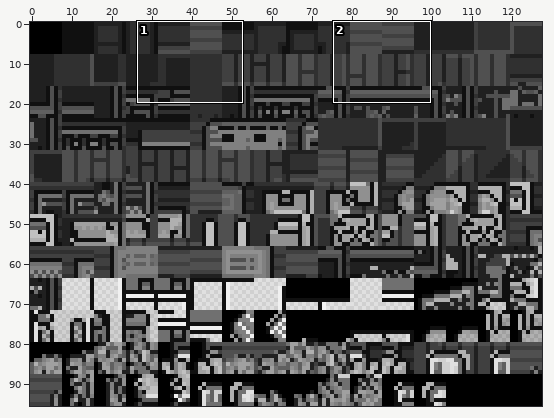
A sprite sheet gets an edit: data/tilesets/primary/ikigai_office/tiles.png. The picture above shows the old version from afar; the outline marks the close-up.
Close-up. Earlier state:
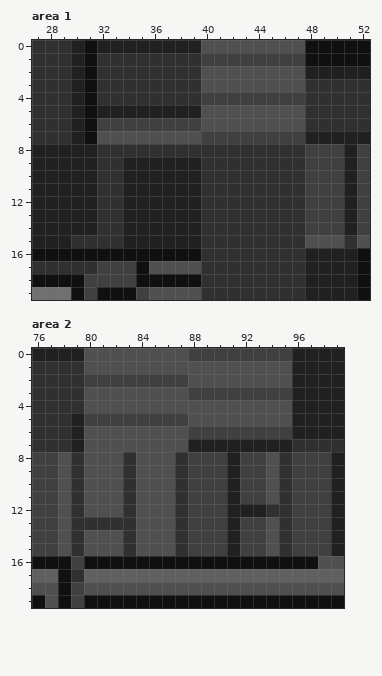
The file is 128x96 pixels. Shown: area 1: x 27..52, y 0..19; area 2: x 76..99, y 0..19. The commit also changed other parts of the picture, which this record leaves out.
New version:
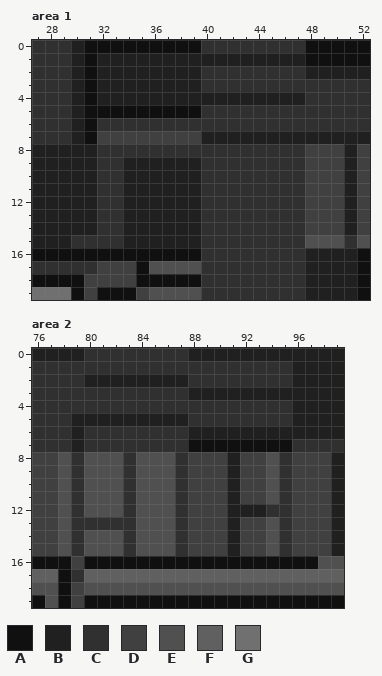
Palette (. is transparent): A #101010  B #202020  C #303030  D #404040  E #505050  F #606060  G #707070
The exact change:
Area 1:
The author changed colour B to colour A in row 0 at x 32 to 39; in row 5 at x 32 to 39.
The author changed colour C to colour B in rows 1 to 4 at x 32 to 39.
The author changed colour D to colour B in row 1 at x 40 to 47; in row 4 at x 40 to 47; in row 7 at x 40 to 47.
The author changed colour D to colour C in row 6 at x 32 to 39.
The author changed colour E to colour C in row 0 at x 40 to 47; in rows 2 to 3 at x 40 to 47; in rows 5 to 6 at x 40 to 47.
The author changed colour E to colour D in row 7 at x 32 to 39.
Area 2:
The author changed colour B to colour A in row 7 at x 88 to 95.
The author changed colour D to colour B in row 0 at x 88 to 95; in row 2 at x 80 to 87; in row 3 at x 88 to 95; in row 5 at x 80 to 87; in row 6 at x 88 to 95.
The author changed colour E to colour C in row 0 at x 80 to 87; in row 1 at x 80 to 95; in row 2 at x 88 to 95; in row 3 at x 80 to 87; in row 4 at x 80 to 95; in row 5 at x 88 to 95.
The author changed colour E to colour C in rows 6 to 7 at x 80 to 87.
Where, in picture pixels (left, top, right, bottom), the same in both close-ups:
changed: (97, 40, 305, 144)
changed: (84, 348, 292, 452)
